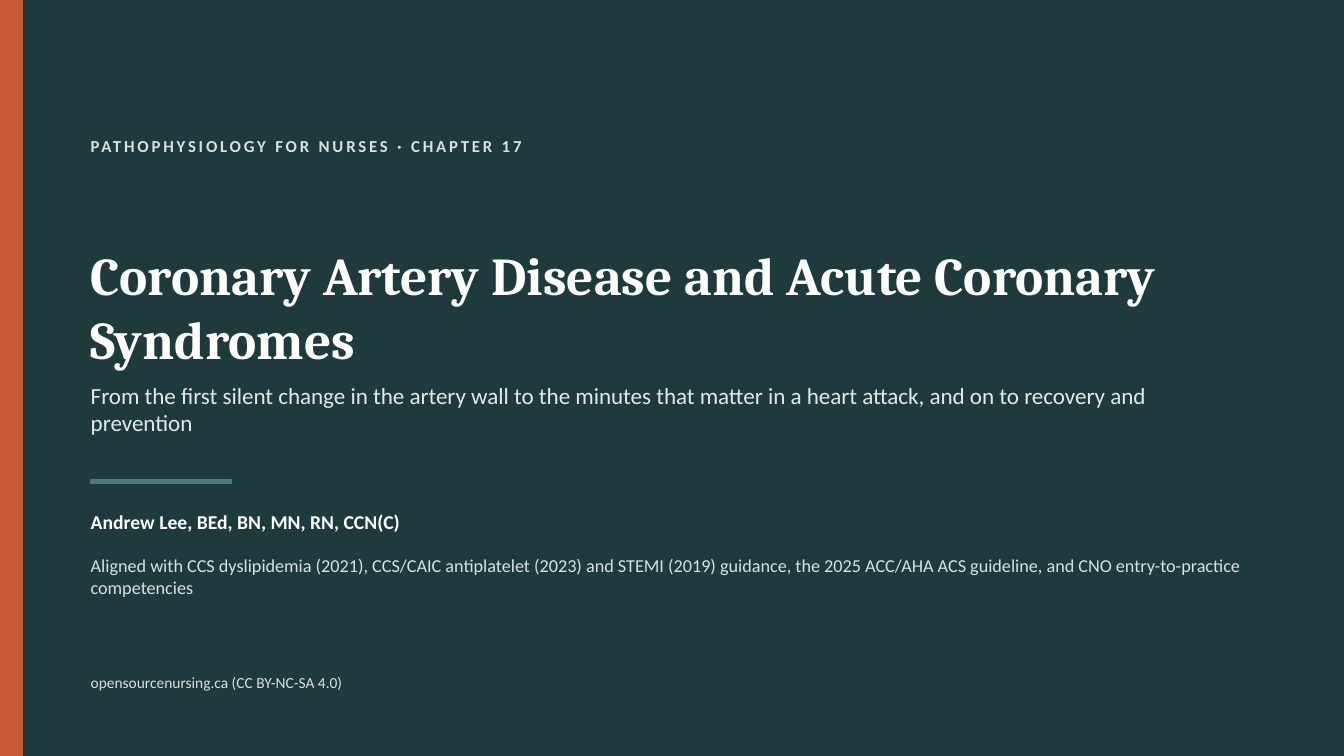
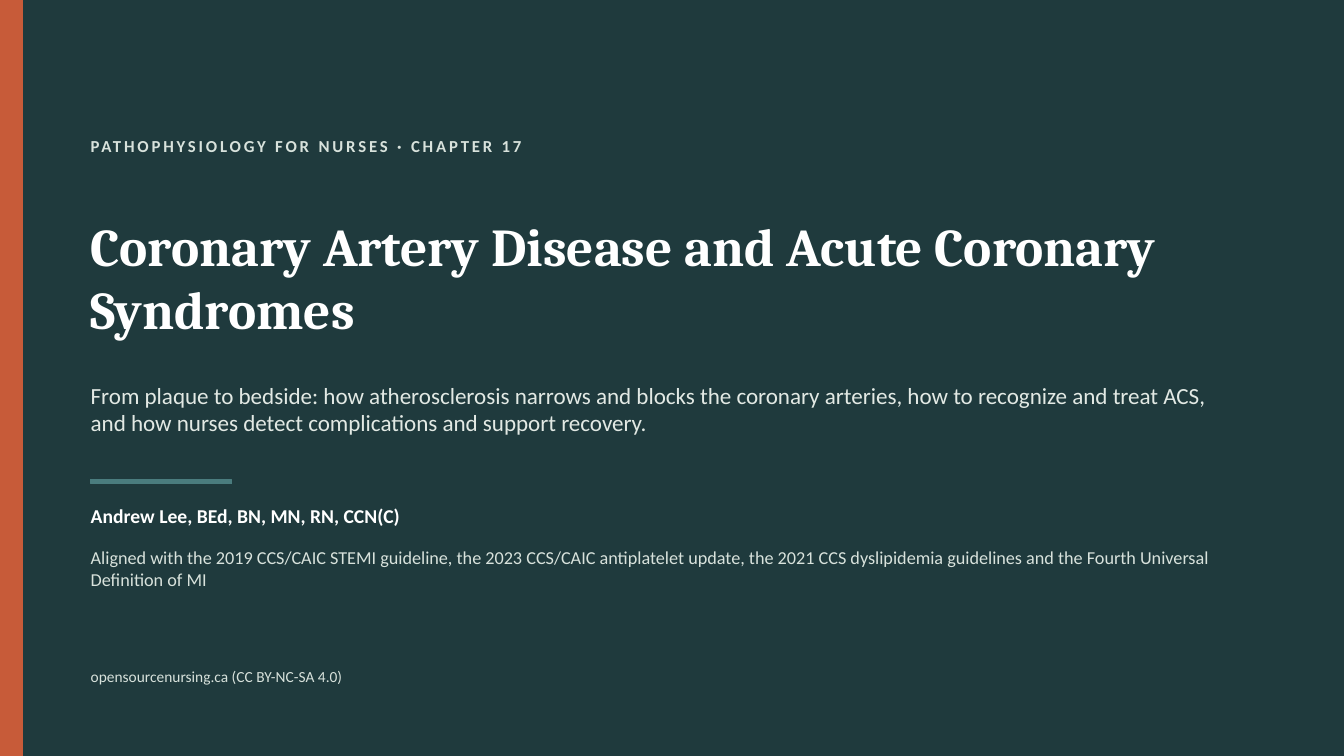
Before and after one commit to andrewleenl/opensourcenursing, a slide deck: slide 1 of Ch17_Coronary_Artery_Disease_and_Acute_Coronary_Syndromes_Lecture_Presentation.pptx. Drawn at 1344x756 pixels with LibreOffice and Linux fonts; fonts in the diff are those of the drawing. Boxes give left, top, right and bottom in pixels: in the first picture for what was removed or moved away, otherwise in the second. Text is boxed around its words. In the diff, an @@ line names an element or a change of style, - is before the commit and + after.

```diff
--- a/Ch17_Coronary_Artery_Disease_and_Acute_Coronary_Syndromes_Lecture_Presentation.pptx
+++ b/Ch17_Coronary_Artery_Disease_and_Acute_Coronary_Syndromes_Lecture_Presentation.pptx
@@ text "Coronary Artery Disease and Acute ..." at [91, 229, 1156, 341]: vertical alignment bottom to middle @@
@@ text at [91, 388, 1205, 435]: text changed @@
-From the first silent change in the artery wall to the minutes that matter in a heart attack, and on to recovery and prevention
+From plaque to bedside: how atherosclerosis narrows and blocks the coronary arteries, how to recognize and treat ACS, and how nurses detect complications and support recovery.
@@ vertical alignment middle to top in 3 elements at [91, 671, 342, 685], [91, 508, 400, 526], [91, 551, 1208, 586] @@
@@ text at [91, 551, 1208, 586]: text changed @@
-Aligned with CCS dyslipidemia (2021), CCS/CAIC antiplatelet (2023) and STEMI (2019) guidance, the 2025 ACC/AHA ACS guideline, and CNO entry-to-practice competencies
+Aligned with the 2019 CCS/CAIC STEMI guideline, the 2023 CCS/CAIC antiplatelet update, the 2021 CCS dyslipidemia guidelines and the Fourth Universal Definition of MI
```
Also in this commit, not shown: 7 other slides changed, 47 slides added, 59 slides removed, 1 other file.
